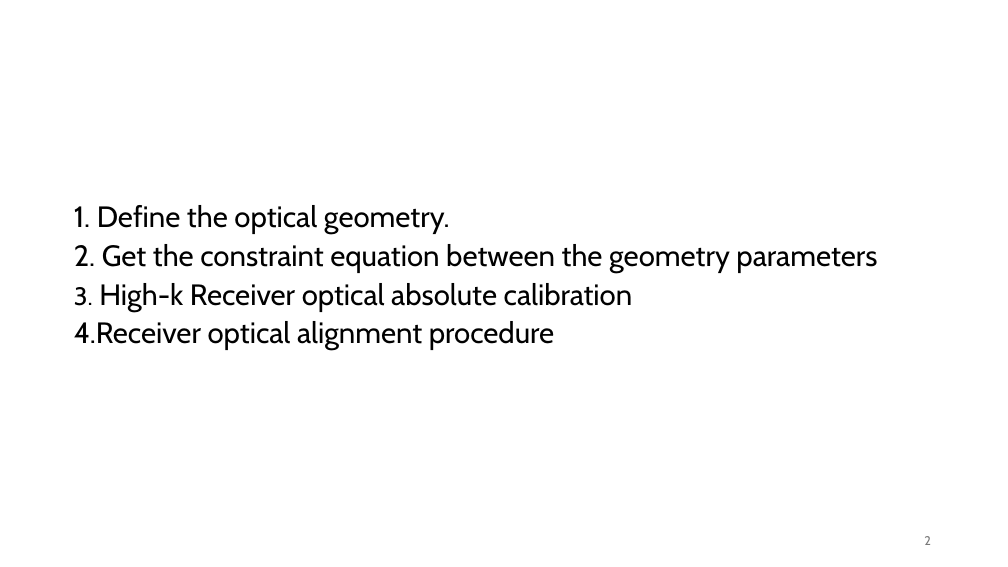
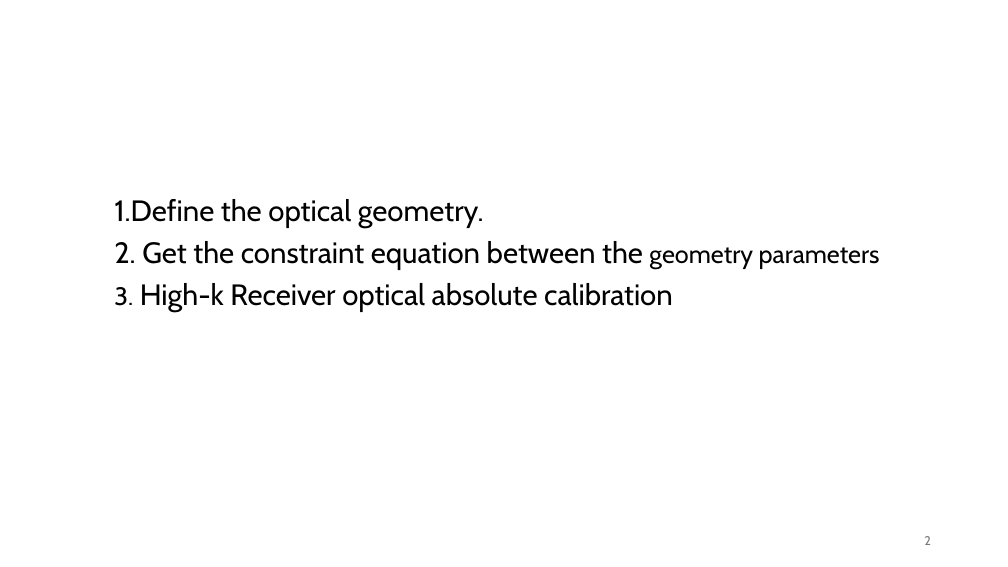
Before and after one commit to USTC-star/computer_share, a slide deck: slide 2 of NSTX-U High-k scattering Calculation_20240717.pptx. Drawn at 1008x567 pixels with LibreOffice and Linux fonts; fonts in the diff are those of the drawing. Boxes give left, top, right and bottom in pixels: in the first picture for what was removed or moved away, otherwise in the second. Text is boxed around its words. In the diff, an @@ line names an element or a change of style, - is before the commit and + after.

```diff
--- a/NSTX-U High-k scattering Calculation_20240717.pptx
+++ b/NSTX-U High-k scattering Calculation_20240717.pptx
@@ text "1.Define the optical geometry." moved from (x1=74, y1=205, x2=877, y2=350) to (x1=114, y1=199, x2=880, y2=313) @@
@@ text at (x1=114, y1=199, x2=484, y2=228): text changed @@
-1. Define the optical geometry.
+1.Define the optical geometry.
@@ text at (x1=114, y1=241, x2=880, y2=313): size 28 to 24 pt in "geometry parameters"; line spacing 0.8 to 0.9 @@
@@ text at (x1=74, y1=321, x2=554, y2=350): paragraph removed @@
-4.Receiver optical alignment procedure
```
Also in this commit, not shown: 2 other slides changed, 5 slides added.
